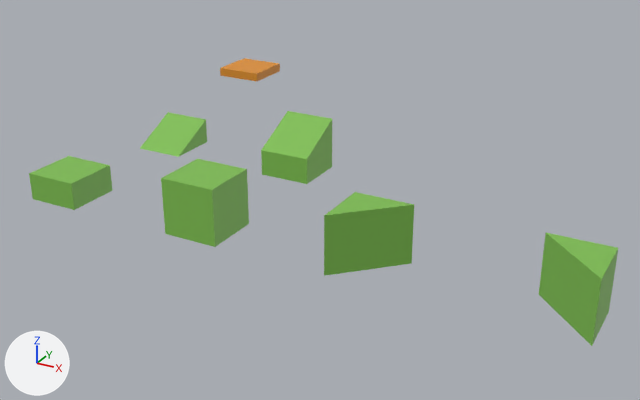
The glTF model Project/Environment/lvl_tiles.glb as it was, and as the next commit left it.
Camera for both pictures: a camera (50 mm lens) standing at (11.15, -10.9, 6.43) and looking at (3.88, 2.32, -0.18). Lighting does not change. The marker at lower left points along +X, +Y and +Z. Vertices at the same position are counted once.

Names of what the first picture shows: 'Bridge-col', 'Corner_1x1x1_L-col', 'Corner_1x1x1_R-col', 'Cube_1x1x0.5-col', 'Cube_1x1x1-col', 'Ramp_1x1x0.5-col', 'Ramp_1x1x1.5-col'.
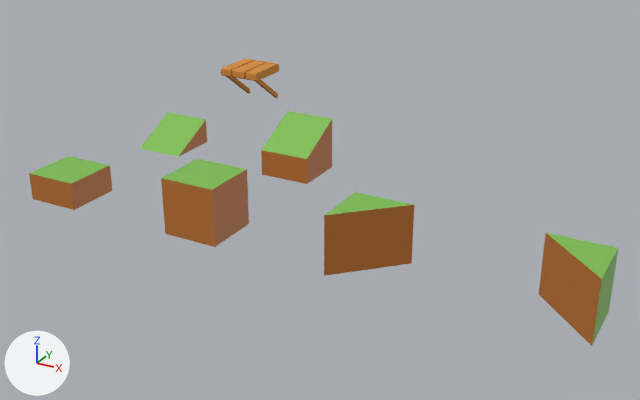
Patch to the scene script:
```diff
--- a/Project/Environment/lvl_tiles.glb.py
+++ b/Project/Environment/lvl_tiles.glb.py
@@ me_cube_005 @@
 me_cube_005.from_pydata(...)  # 8 vertices, 10 faces; spans x -0.5..0.5, y -0.5..0.5, z 0.0..1.0
+# me_cube_005 part 1: 8 faces spanning x -0.5..0.5, y -0.5..0.5, z 0.0..1.0 switch from mat_material (green #7fbf50) to mat_wall (orange #bc722e)
@@ me_cube_006 @@
 me_cube_006.from_pydata(...)  # 8 vertices, 10 faces; spans x -0.5..0.5, y -0.5..0.5, z 0.0..0.5
+# me_cube_006 part 2: 8 faces spanning x -0.5..0.5, y -0.5..0.5, z 0.0..0.5 switch from mat_material (green #7fbf50) to mat_wall (orange #bc722e)
@@ me_cube_007 @@
 me_cube_007.from_pydata(...)  # 6 vertices, 6 faces; spans x -0.5..0.5, y -0.5..0.5, z 0.0..0.5
+# me_cube_007 part 3: 4 faces spanning x -0.5..0.5, y -0.5..0.5, z 0.0..0.5 switch from mat_material (green #7fbf50) to mat_wall (orange #bc722e)
@@ me_cube_004 @@
 # verts and faces of me_cube_004; kept vertices keep their numbers, new ones are numbered from 10
-me_cube_004.from_pydata(...)  # 10 vertices, 14 faces; spans x -0.5..0.5, y -0.5..0.5, z 0.0..1.0
+me_cube_004.from_pydata(...)  # 8 vertices, 10 faces; spans x -0.5..0.5, y -0.5..0.5, z 0.0..1.0
+# me_cube_004 part 4
+delete_vertices([1, 4])  # with the faces that use them
+faces += [(0, 2, 6), (2, 7, 6), (2, 5, 7), (5, 9, 7), (3, 9, 5)]  # mat_wall (orange #bc722e)
+# me_cube_004 part 5: 3 faces spanning x -0.5..0.5, y -0.5..0.5, z 0.0..0.5 switch from mat_material (green #7fbf50) to mat_wall (orange #bc722e)
@@ me_cube_009 @@
-me_cube_009.from_pydata(...)  # 8 vertices, 12 faces; spans x -0.5..0.5, y -0.5..0.5, z 0.817..1.0
+me_cube_009.from_pydata(...)  # 58 vertices, 96 faces; spans x -0.486..0.486, y -0.5..0.5, z 0.142..1.0
+# me_cube_009 part 6: 8 vertices removed from x -0.5..0.5, y -0.5..0.5, z 0.817..1.0; 58 vertices added at x -0.486..0.486, y -0.5..0.5, z 0.142..1.0
 me_cube_009.materials.append(mat_bridgemat)
@@ me_cube_010 @@
 me_cube_010.from_pydata(...)  # 6 vertices, 8 faces; spans x -0.5..0.5, y -0.5..0.5, z 0.0..1.0
+# me_cube_010 part 7: 6 faces spanning x -0.5..0.5, y -0.5..0.5, z 0.0..1.0 switch from mat_material (green #7fbf50) to mat_wall (orange #bc722e)
@@ me_cube_012 @@
 me_cube_012.from_pydata(...)  # 6 vertices, 8 faces; spans x -0.5..0.5, y -0.5..0.5, z 0.0..1.0
+# me_cube_012 part 8: 2 faces spanning x -0.5..0.5, y -0.5..0.5, z 0.0..1.0 switch from mat_material (green #7fbf50) to mat_wall (orange #bc722e)
```

Boxes [x1, y1, x2, y2] around the edits, measured in the pictures (640 x 400 px):
'Bridge-col', reshaped (71% taller): before [220, 58, 280, 81]; after [221, 58, 279, 98]
part 1 of me_cube_005, recoloured: [161, 169, 249, 247] in both
part 2 of me_cube_006, recoloured: [29, 166, 112, 210] in both
part 3 of me_cube_007, recoloured: [179, 120, 207, 156] in both
part 4 of me_cube_004, cut back: [307, 120, 332, 167] in both
part 5 of me_cube_004, recoloured: [261, 150, 331, 184] in both
part 7 of me_cube_010, recoloured: [324, 205, 414, 276] in both
part 8 of me_cube_012, recoloured: [539, 233, 602, 346] in both
